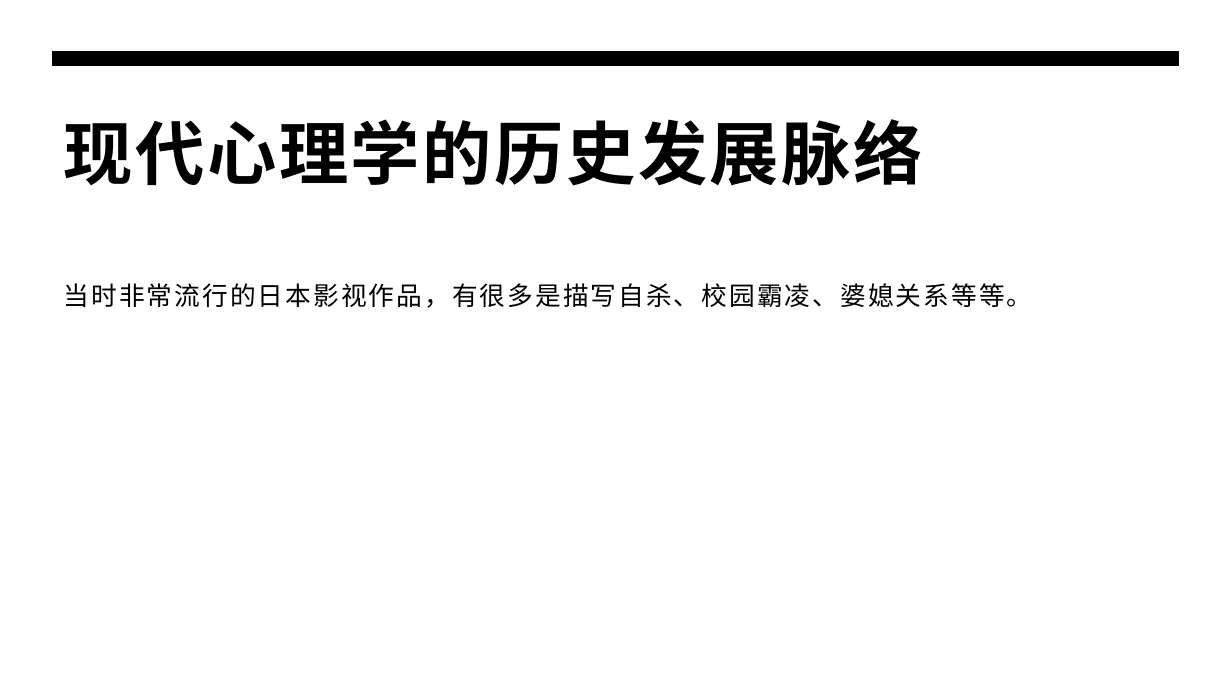
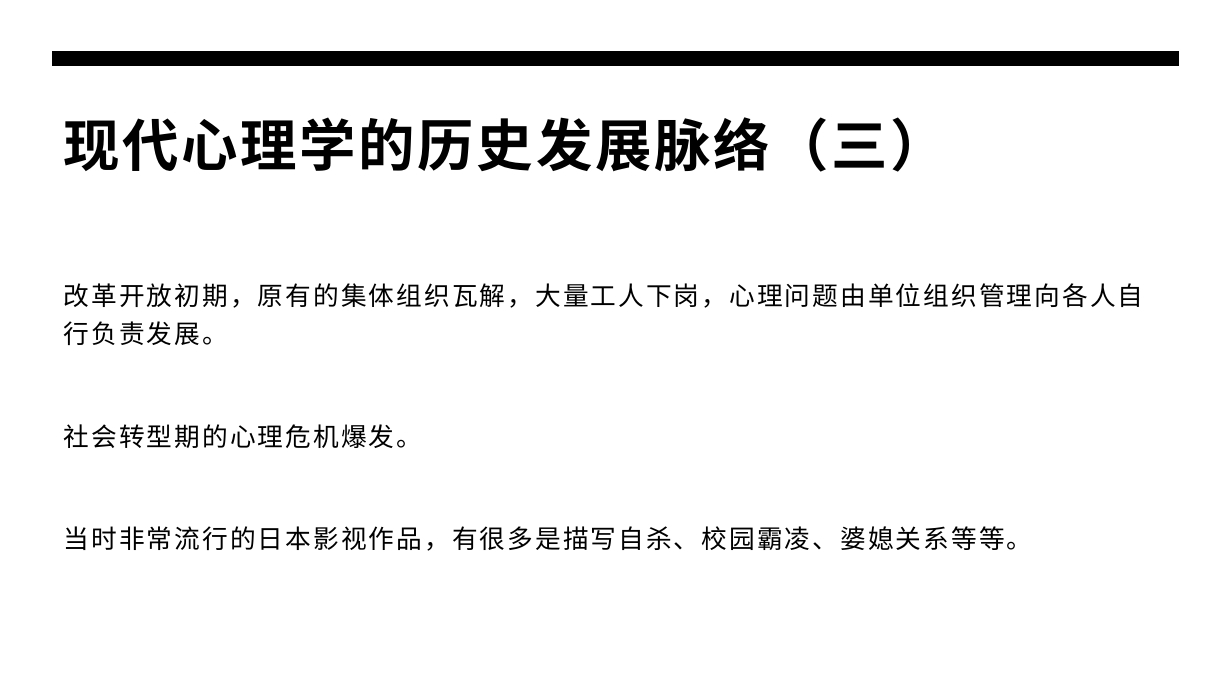
Before and after one commit to panxibei/writing, a slide deck: slide 4 of 44_心理学/24_浥尘伙伴社团原创：浥尘智慧家长课堂/智慧家长课堂.pptx. Drawn at 1232x693 pixels with LibreOffice and Linux fonts; fonts in the diff are those of the drawing. Boxes give left, top, right and bottom in pixels: in the first picture for what was removed or moved away, otherwise in the second. Text is boxed around its words. In the diff, an @@ line names an element or a change of style, - is before the commit and + after.

```diff
--- a/44_心理学/24_浥尘伙伴社团原创：浥尘智慧家长课堂/智慧家长课堂.pptx
+++ b/44_心理学/24_浥尘伙伴社团原创：浥尘智慧家长课堂/智慧家长课堂.pptx
@@ title at (x1=64, y1=117, x2=947, y2=172): text changed; size 54 to 44 pt @@
-现代心理学的历史发展脉络
+现代心理学的历史发展脉络（三）
@@ text at (x1=64, y1=283, x2=1144, y2=448): paragraphs added @@
+改革开放初期，原有的集体组织瓦解，大量工人下岗，心理问题由单位组织管理向各人自行负责发展。
+社会转型期的心理危机爆发。
```
Also in this commit, not shown: 24 other slides changed, 6 slides added, 3 slides removed, 1 other file.
